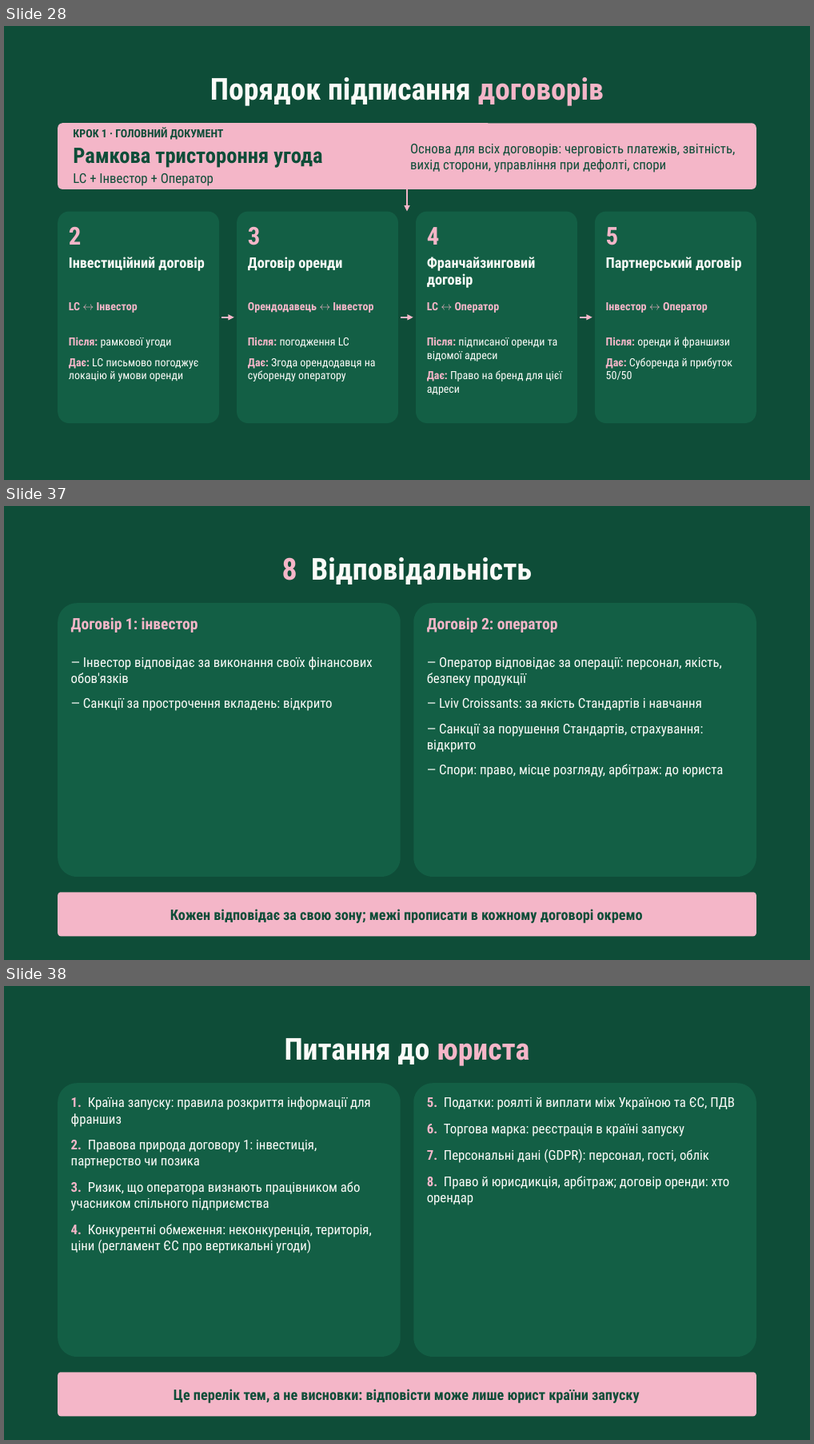
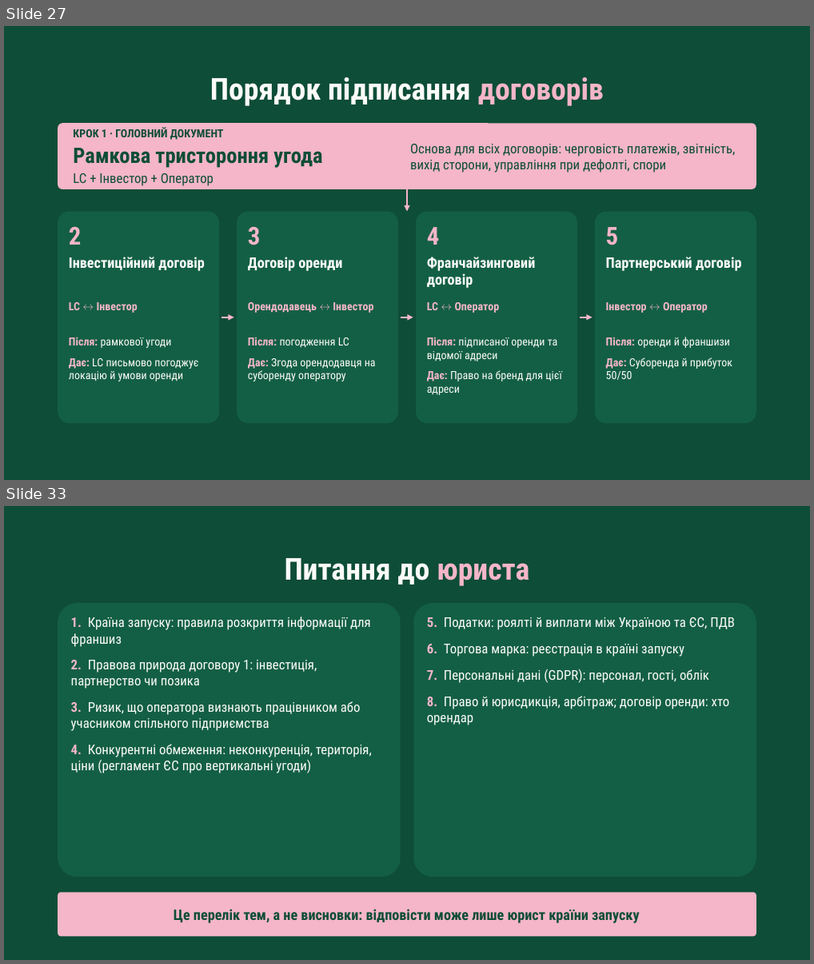
Before and after one commit to denfidiriv-cmyk/xcrypto, a slide deck: presentation_with_contract.pptx. Shown one above the other, each under a label of ours: slides 28, 37 and 38 before the commit, slides 27 and 33 after it; the slides between them are not shown. The pictures are 814x1444 and 814x964 pixels, drawn with LibreOffice and Linux fonts; fonts in the diff are those of the drawing. Boxes give left, top, right and bottom in pixels: in the first picture for what was removed or moved away, otherwise in the second. Text is boxed around its words. In the diff, an @@ line names an element or a change of style, - is before the commit and + after.

```diff
--- a/presentation_with_contract.pptx
+++ b/presentation_with_contract.pptx
@@ slide 37 removed at <box>4,506,810,960</box>, background #0E4D38 @@
@@ text removed at <box>282,557,532,584</box> @@
-8 Відповідальність
@@ rounded rectangle removed at <box>58,603,400,876</box> @@
@@ text removed at <box>71,617,198,632</box> @@
-Договір 1: інвестор
@@ rounded rectangle removed at <box>414,603,756,876</box> @@
@@ text removed at <box>427,617,558,632</box> @@
-Договір 2: оператор
@@ text removed at <box>71,656,373,711</box> @@
-— Інвестор відповідає за виконання своїх фінансових обов'язків
-— Санкції за прострочення вкладень: відкрито
@@ text removed at <box>427,657,724,777</box> @@
-— Оператор відповідає за операції: персонал, якість, безпеку продукції
-— Lviv Croissants: за якість Стандартів і навчання
-— Санкції за порушення Стандартів, страхування: відкрито
-— Спори: право, місце розгляду, арбітраж: до юриста
@@ rounded rectangle removed at <box>58,892,756,936</box> @@
@@ text removed at <box>170,908,643,923</box> @@
-Кожен відповідає за свою зону; межі прописати в кожному договорі окремо
@@ what was slide 28 is now slide 27 @@
@@ what was slide 38 is now slide 33 @@
```
Also in this commit, not shown: 5 slides added, 9 other slides removed.
